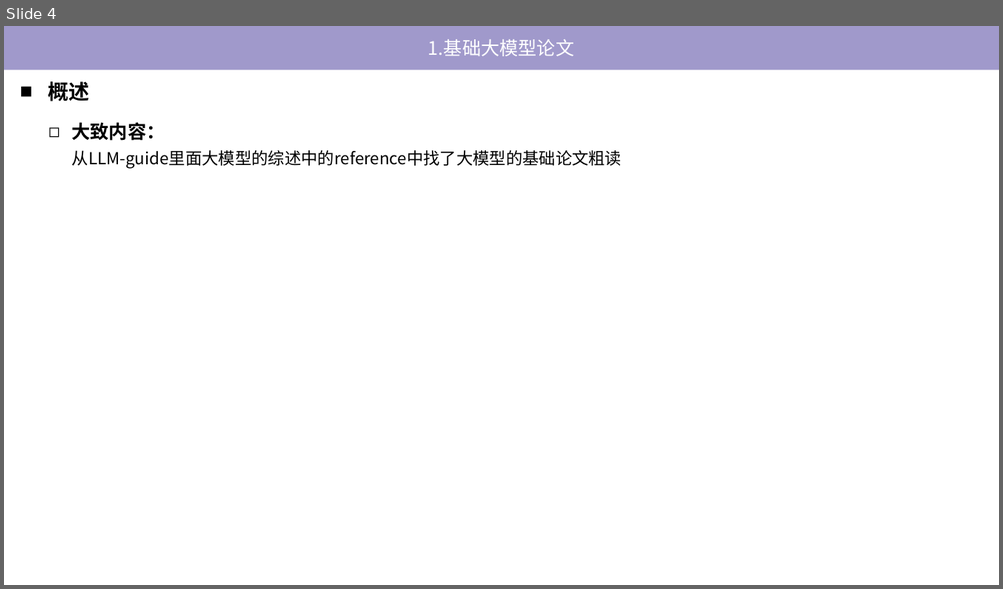
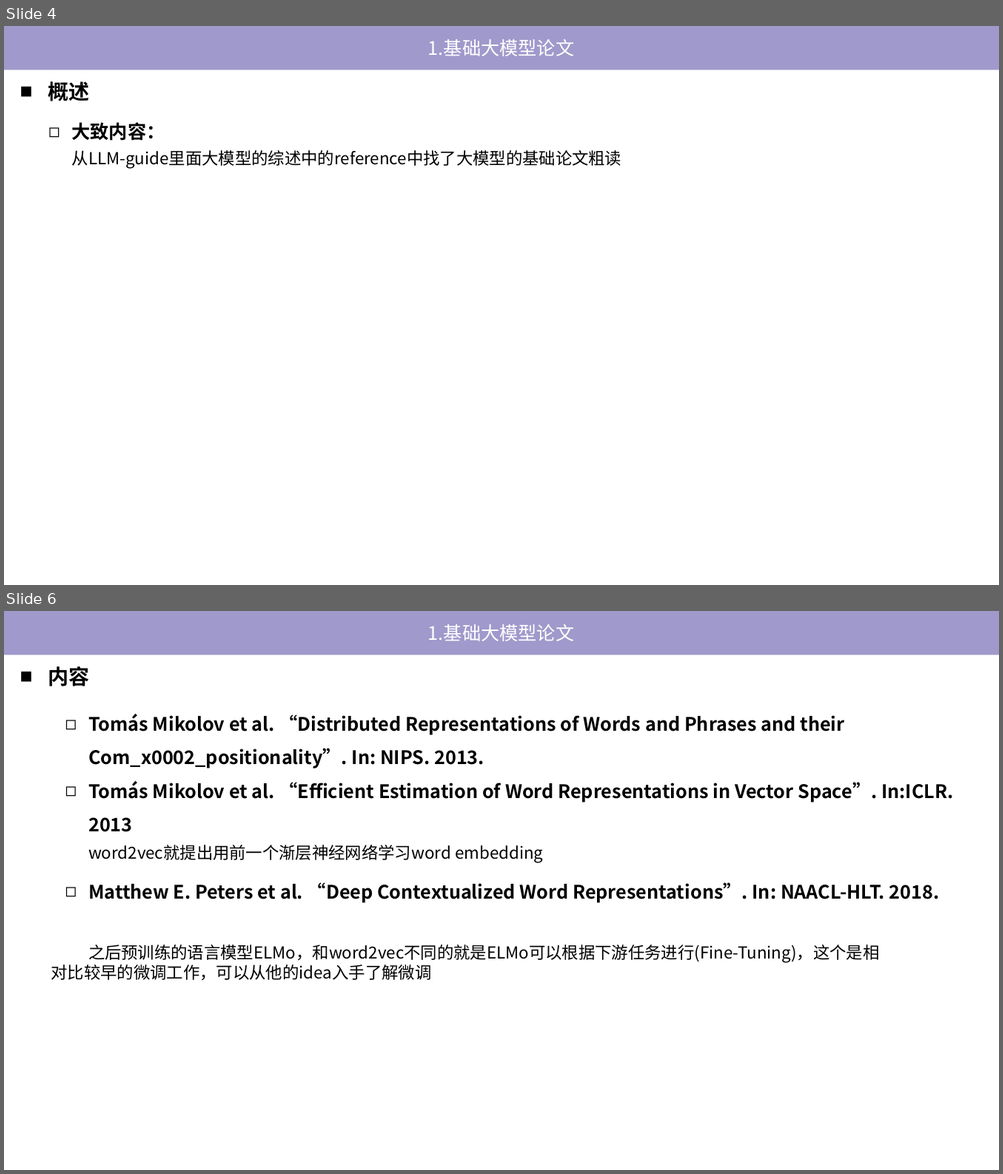
Before and after one commit to tj-messi/cv-computer-visual-tj, a slide deck: 0.组会记录/2024-10-31/report-2024-10-31.pptx. Shown one above the other, each under a label of ours: slide 4 before the commit, slides 4 and 6 after it; the slides between them are not shown. The pictures are 1003x589 and 1003x1174 pixels, drawn with LibreOffice and Linux fonts; fonts in the diff are those of the drawing. Boxes give left, top, right and bottom in pixels: in the first picture for what was removed or moved away, otherwise in the second. Text is boxed around its words. In the diff, an @@ line names an element or a change of style, - is before the commit and + after.

```diff
--- a/0.组会记录/2024-10-31/report-2024-10-31.pptx
+++ b/0.组会记录/2024-10-31/report-2024-10-31.pptx
@@ slide 6 added at (x1=4, y1=611, x2=999, y2=1170), background #FFFFFF @@
@@ rectangle added at (x1=4, y1=611, x2=999, y2=655), fill #A099CB, 18 pt, text #FFFFFF @@
+1.基础大模型论文
@@ text added at (x1=48, y1=667, x2=89, y2=686), 20 pt, text #000000, bold @@
+■ 内容
@@ text added at (x1=88, y1=714, x2=953, y2=903), 18 pt, text #000000, bold @@
+◻ Tomás Mikolov et al. “Distributed Representations of Words and Phrases and their Com_x0002_positionality”. In: NIPS. 2013.
+◻ Tomás Mikolov et al. “Efficient Estimation of Word Representations in Vector Space”. In:ICLR. 2013
+◻ Matthew E. Peters et al. “Deep Contextualized Word Representations”. In: NAACL-HLT. 2018.
@@ text added at (x1=51, y1=845, x2=879, y2=981), 16 pt, text #000000 @@
+word2vec就提出用前一个渐层神经网络学习word embedding
+之后预训练的语言模型ELMo，和word2vec不同的就是ELMo可以根据下游任务进行(Fine-Tuning)，这个是相对比较早的微调工作，可以从他的idea入手了解微调
```
Also in this commit, not shown: 2 slides changed, 11 other slides added, 3 other files.
